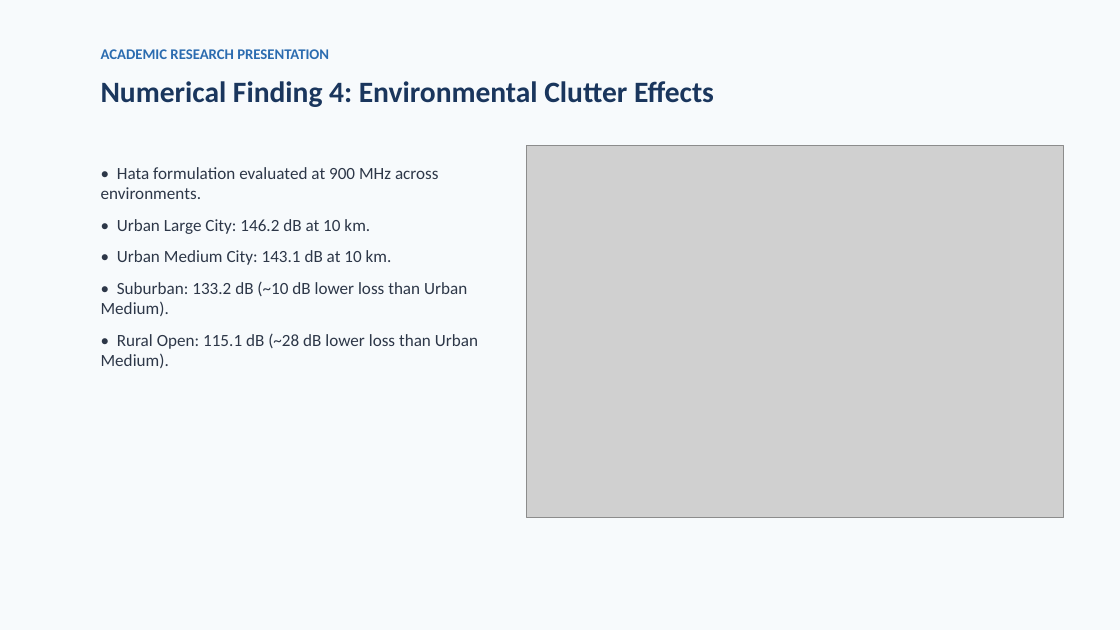
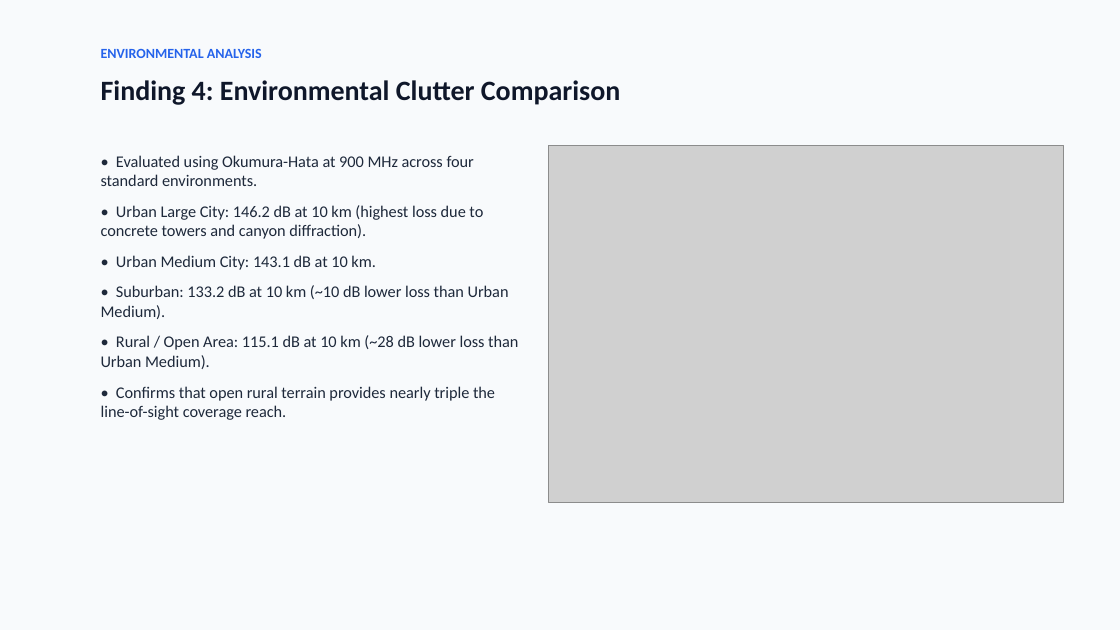
Before and after one commit to Harsh010801/Wireless, a slide deck: slide 13 of outputs/presentation/Wireless_Propagation_Analysis.pptx. Drawn at 1120x630 pixels with LibreOffice and Linux fonts; fonts in the diff are those of the drawing; grey boxes stand for pictures. Boxes give left, top, right and bottom in pixels: in the first picture for what was removed or moved away, otherwise in the second. Text is boxed around its words. In the diff, an @@ line names an element or a change of style, - is before the commit and + after.

Commit message:
Update master presentation with 20 slides, embedded figures, and team credentials

```diff
--- a/outputs/presentation/Wireless_Propagation_Analysis.pptx
+++ b/outputs/presentation/Wireless_Propagation_Analysis.pptx
@@ background #F7FAFC to #F8FAFC @@
@@ text at [101, 49, 262, 58]: text changed; size 9.5 to 9 pt; text colour #2B6CB0 to #2563EB @@
-ACADEMIC RESEARCH PRESENTATION
+ENVIRONMENTAL ANALYSIS
@@ text at [101, 80, 620, 105]: text changed; size 19 to 18 pt; text colour #1A365D to #0F172A @@
-Numerical Finding 4: Environmental Clutter Effects
+Finding 4: Environmental Clutter Comparison
@@ text "• Evaluated using Okumura-Hata at ...": place and size @@
-text "• Evaluated using Okumura-Hata at ..." at [101, 167, 478, 368]
+text "• Evaluated using Okumura-Hata at ..." at [101, 155, 518, 420]
@@ picture: place and size @@
-picture at [526, 146, 1064, 517]
+picture at [549, 146, 1064, 503]
@@ text at [101, 155, 483, 239]: text changed; size 11 to 10.5 pt; text colour #2D3748 to #1E293B @@
-• Hata formulation evaluated at 900 MHz across environments.
-• Urban Large City: 146.2 dB at 10 km.
+• Evaluated using Okumura-Hata at 900 MHz across four standard environments.
+• Urban Large City: 146.2 dB at 10 km (highest loss due to concrete towers and canyon diffraction).
@@ text at [116, 255, 375, 270]: size 11 to 10.5 pt, text colour #2D3748 to #1E293B in "• Urban Medium City: 143.1 dB at ..." @@
@@ text at [101, 285, 518, 420]: text changed; size 11 to 10.5 pt; text colour #2D3748 to #1E293B @@
-• Suburban: 133.2 dB (~10 dB lower loss than Urban Medium).
-• Rural Open: 115.1 dB (~28 dB lower loss than Urban Medium).
+• Suburban: 133.2 dB at 10 km (~10 dB lower loss than Urban Medium).
+• Rural / Open Area: 115.1 dB at 10 km (~28 dB lower loss than Urban Medium).
+• Confirms that open rural terrain provides nearly triple the line-of-sight coverage reach.
```
Also in this commit, not shown: 13 other slides changed, 6 slides added, 2 slides removed, 3 other files.
